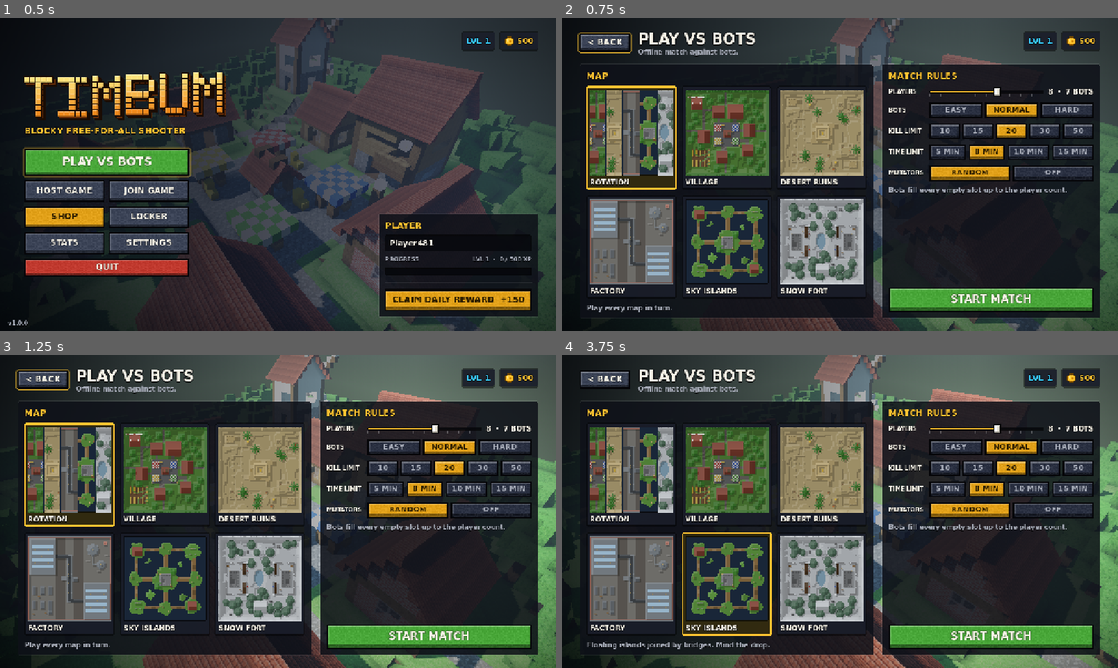
Above: before the commit, frames 1-4 (two rows, left to right).
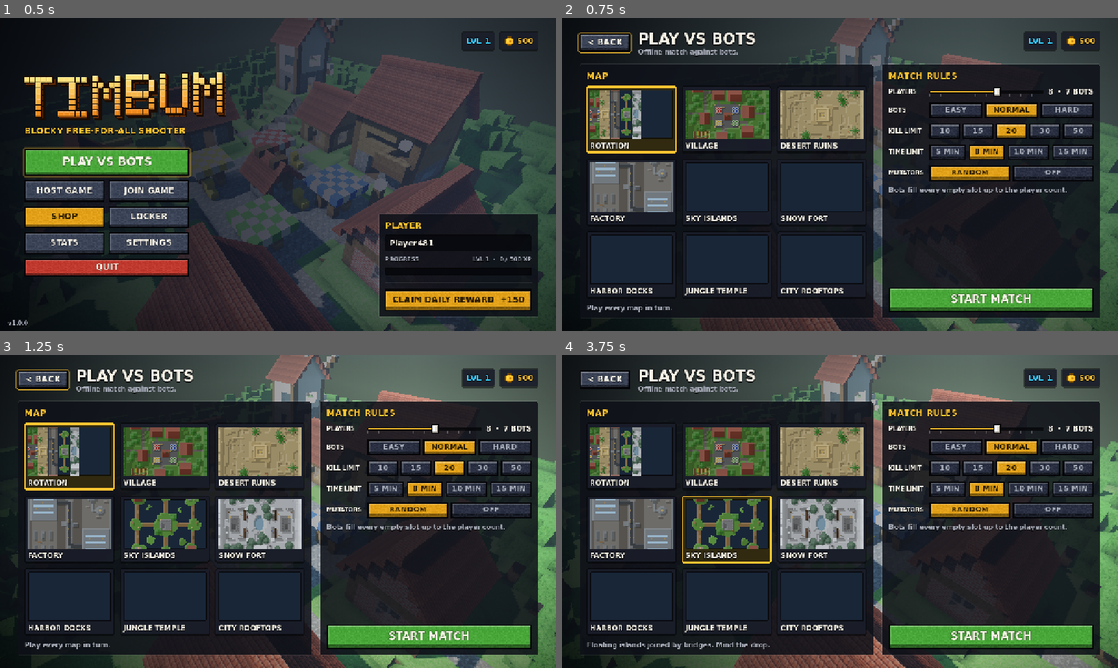
Above: after the commit, the same moments.

Repository: SubToFeralsloth11/timbum
Game: Godot game, scene res://scenes/main_menu.tscn
Two runs of this game, one before a commit and one after it. Both use one fixed random seed, a clock stepped at 60 frames per second and the inputs below.
Inputs (mouse positions are in pixels of both pictures, inside the frame that each line leads up to; where the layout moved, square brackets give the same spot in the first picture):
- Up to frame 1 (0.5 s): no input
- Up to frame 2 (0.75 s): click "PLAY VS BOTS" at 0.5 s
- Up to frame 3 (1.25 s): no input
- Up to frame 4 (3.75 s): click (728, 458) [728, 473] at 1.25 s; click (823, 458) [823, 473] at 2 s; click (628, 530) [628, 583] at 2.75 s; click (728, 530) [728, 583] at 3.5 s

Frame 1 is identical in both runs. In frame 2, 22% of the frame differs, in the area x 4-55%, y 23-89%; in frame 3, 23%; in frame 4, 23%, in the area x 4-55%, y 23-90%.

Commit message:
Register Harbor Docks, Jungle Temple and City Rooftops maps

Diff:
--- a/scripts/autoload/data.gd
+++ b/scripts/autoload/data.gd
@@ -183,6 +183,9 @@
 	"factory": {"name": "Factory", "desc": "Catwalks, conveyor halls and tight corridors."},
 	"sky": {"name": "Sky Islands", "desc": "Floating islands joined by bridges. Mind the drop."},
 	"snow": {"name": "Snow Fort", "desc": "Two frozen forts and a pine forest in between."},
+	"harbor": {"name": "Harbor Docks", "desc": "Stacked containers, cranes and warehouses by the water."},
+	"temple": {"name": "Jungle Temple", "desc": "A stepped pyramid, vine-choked ruins and a river gorge."},
+	"rooftops": {"name": "City Rooftops", "desc": "High-rise roofs linked by bridges. Mind the drop."},
 }
 ## Match modifiers. When mutators are on, each match rolls one (or none) so matches feel different.
 const MUTATORS := {
@@ -197,7 +200,7 @@
 }
 const TIMES_OF_DAY: Array[String] = ["day", "day", "sunset", "night"]
 
-const MAP_ROTATION: Array[String] = ["village", "desert", "factory", "sky", "snow"]
+const MAP_ROTATION: Array[String] = ["village", "desert", "factory", "sky", "snow", "harbor", "temple", "rooftops"]
 
 const BOT_NAMES: Array[String] = [
 	"Blocky", "Cubert", "Pixel Pete", "Voxelina", "Sir Squares", "Brickle",
